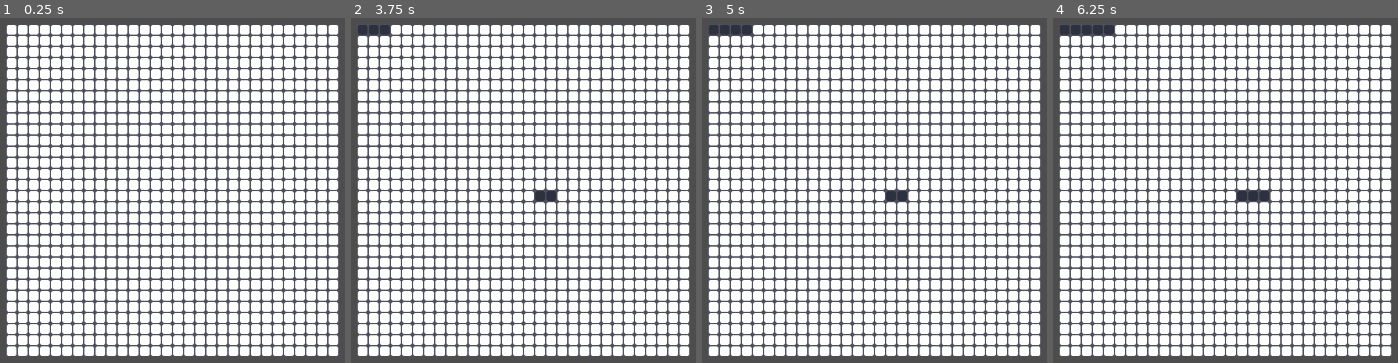
Above: before the commit, frames 1-4 (left to right).
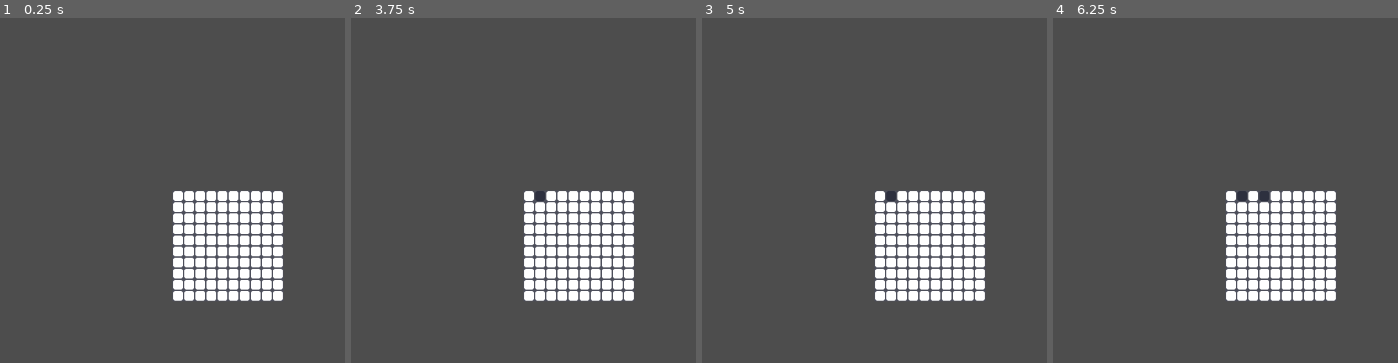
Above: after the commit, the same moments.

Repository: madibye/untitled-nonogram-game
Game: Godot game, scene res://scene/board.tscn
Two runs of this game, one before a commit and one after it. Both use one fixed random seed, a clock stepped at 60 frames per second and the inputs below.
Inputs (mouse positions are in pixels of both pictures, inside the frame that each line leads up to; where the layout moved, square brackets give the same spot in the first picture):
- Up to frame 1 (0.25 s): no input
- Up to frame 2 (3.75 s): click (530, 197) [361, 28] at 0.5 s; click (375, 28) at 1.27 s; click (540, 197) at 2.02 s; click (385, 28) at 2.77 s; click (551, 197) at 3.52 s
- Up to frame 3 (5 s): click (746, 28) at 4.27 s
- Up to frame 4 (6.25 s): click (1263, 197) at 5.02 s; click (1108, 28) at 5.77 s

The runs differ from the first frame. In frame 1, 68% of the frame differs, in the area x 1-99%, y 2-98%; in frame 2, 68%; in frame 3, 68%; in frame 4, 68%.

Commit message:
grid: add generation for row/column numbers (no display yet)

Diff:
--- a/scene/board.tscn
+++ b/scene/board.tscn
@@ -12,13 +12,14 @@
 anchor_bottom = 0.5
 grow_horizontal = 2
 grow_vertical = 2
-size_flags_horizontal = 3
-size_flags_vertical = 3
 script = ExtResource("1_8xjcm")
 
 [node name="Grid" parent="." instance=ExtResource("2_du2q3")]
-layout_mode = 1
-rows = 30
-cols = 30
-
-[editable path="Grid"]
+layout_mode = 0
+anchors_preset = 0
+anchor_left = 0.0
+anchor_top = 0.0
+anchor_right = 0.0
+anchor_bottom = 0.0
+grow_horizontal = 1
+grow_vertical = 1
--- a/scene/grid.tscn
+++ b/scene/grid.tscn
@@ -15,3 +15,5 @@
 theme_override_constants/h_separation = 0
 theme_override_constants/v_separation = 0
 script = ExtResource("1_q18yc")
+rows = 10
+cols = 10
--- a/scene/square.tscn
+++ b/scene/square.tscn
@@ -1,11 +1,7 @@
-[gd_scene load_steps=4 format=3 uid="uid://c88e4grqa2o1r"]
+[gd_scene load_steps=3 format=3 uid="uid://c88e4grqa2o1r"]
 
 [ext_resource type="Script" path="res://script/board/square.gd" id="1_msav0"]
-[ext_resource type="Texture2D" uid="uid://hmbi5kx0xgrp" path="res://tex/squares.png" id="1_ykeqv"]
-
-[sub_resource type="AtlasTexture" id="AtlasTexture_bpfow"]
-atlas = ExtResource("1_ykeqv")
-region = Rect2(0, 0, 16, 16)
+[ext_resource type="Texture2D" uid="uid://bb70mnw4plyfu" path="res://scene/squares.tres" id="1_nwqx2"]
 
 [node name="Square" type="TextureButton"]
 texture_filter = 1
@@ -21,11 +17,9 @@
 offset_bottom = 8.0
 grow_horizontal = 2
 grow_vertical = 2
-size_flags_horizontal = 4
-size_flags_vertical = 4
-texture_normal = SubResource("AtlasTexture_bpfow")
-ignore_texture_size = true
-stretch_mode = 1
+pivot_offset = Vector2(8, 8)
+texture_normal = ExtResource("1_nwqx2")
+stretch_mode = 0
 script = ExtResource("1_msav0")
 
 [connection signal="gui_input" from="." to="." method="_on_gui_input"]
--- /dev/null
+++ b/scene/squares.tres
@@ -0,0 +1,8 @@
+[gd_resource type="AtlasTexture" load_steps=2 format=3 uid="uid://bb70mnw4plyfu"]
+
+[ext_resource type="Texture2D" uid="uid://hmbi5kx0xgrp" path="res://tex/squares.png" id="1_hb5ge"]
+
+[resource]
+resource_local_to_scene = true
+atlas = ExtResource("1_hb5ge")
+region = Rect2(0, 0, 16, 16)
--- a/script/board/board.gd
+++ b/script/board/board.gd
@@ -1,4 +1,4 @@
 class_name Board
 extends Control
 
-@onready var grid: GridContainer = $Grid
+@onready var grid: Grid = $Grid
--- a/script/board/grid.gd
+++ b/script/board/grid.gd
@@ -4,22 +4,47 @@
 @onready var squares: Array[Square] = []
 @export var rows: int
 @export var cols: int
+@onready var row_numbers = []
+@onready var col_numbers = []
 
 func _ready():
 	populate_squares()
 
 func populate_squares(r = rows, c = cols):
-	set_grid_size(r, c)
 	while squares.size() < (rows*cols):
 		squares.append(make_square())
+	for s in squares:
+		add_child(s)
+	set_grid_size(r, c)
+
+	row_numbers = range(rows).map(generate_row_numbers.bind('y'))
+	col_numbers = range(cols).map(generate_row_numbers)
+
+	print(row_numbers)
+	print(col_numbers)
 
 func make_square() -> Square:
 	var sq = preload("res://scene/square.tscn").instantiate() as Square
 	sq.set_pos(squares.size() % 10, floor(squares.size() / 10))
-	add_child(sq)
 	return sq
 
 func set_grid_size(r, c) -> void:
 	rows = r
 	cols = c
 	set_columns(cols)
+
+func generate_row_numbers(row, pos_identifier: String = 'x'):
+	var relevant_squares = squares.filter(
+		func(sq: Square): return sq.get('%s_pos' % pos_identifier) == row)
+	var rn = []
+	var last_was_filled = false
+	for sq in relevant_squares:
+		if not sq.is_filled:
+			last_was_filled = false
+			continue
+		if last_was_filled: rn[-1] += 1
+		else: rn.push_back(1)
+		last_was_filled = true
+	if not rn:
+		rn.push_back(0)
+	return rn
--- a/script/board/square.gd
+++ b/script/board/square.gd
@@ -1,45 +1,40 @@
 class_name Square
 extends TextureButton
 
-enum SquareState {
-	NORMAL = 0,
-	X_MARKED = 16,
-	O_MARKED = 32,
-	REVEALED = 48,
-}
+enum SquareState {NORMAL, X_MARKED, O_MARKED, REVEALED, FADING_BLUE_LINES, BLUE_LINES, BOTTOM_BLUE_LINES, BLANK}
 
 var x_pos = 0
 var y_pos = 0
 
-@onready var filled = false
+@onready var is_filled = bool(randi() % 2)
 @onready var revealed = false
 @onready var sq_state = SquareState.NORMAL
-
-# Called when the node enters the scene tree for the first time.
-func _ready():
-	var texture = load("res://tex/squares.png") as Texture2D
-	texture_normal = AtlasTexture.new()
-	texture_normal.set_atlas(texture)
-	update_texture_region()
+@onready var clickable = true
 
 func _on_gui_input(event: InputEvent):
-	if not event is InputEventMouseButton or (
+	if not clickable or not event is InputEventMouseButton or (
 		not event.pressed
 	):
 		return
-	print(event)
+	print(is_filled)
 	set_sq_state({
-		1: SquareState.NORMAL if sq_state == SquareState.REVEALED else SquareState.REVEALED,
-		2: SquareState.X_MARKED,
-	}.get(event.button_index, SquareState.O_MARKED))
+		1: sq_state if not is_filled else SquareState.REVEALED, 2: SquareState.X_MARKED,
+	}.get(event.button_index, SquareState.O_MARKED) if not sq_state == SquareState.REVEALED else SquareState.REVEALED)
 
-func set_sq_state(state: SquareState):
+func set_sq_state(state: SquareState, rotate: int = 0):
 	sq_state = state
-	update_texture_region()
+	update_texture_region(rotate)
 
 func set_pos(x, y):
 	x_pos = x
 	y_pos = y
 
-func update_texture_region():
-	texture_normal.region = Rect2(sq_state, 0, 16, 16)
+func update_texture_region(rotate: int = 0):
+	# All of the texture mapping math happens here.
+	var region_size: Vector2 = texture_normal.region.size
+	var atlas_size: Vector2 = texture_normal.atlas.get_size()
+	texture_normal.region = Rect2(
+		int(sq_state * region_size.x) % int(atlas_size.x),
+		floor((sq_state * region_size.x) / atlas_size.x) * region_size.x,
+		region_size.x, region_size.y)
+	rotation_degrees = rotate
Binary file changed: tex/squares.png
